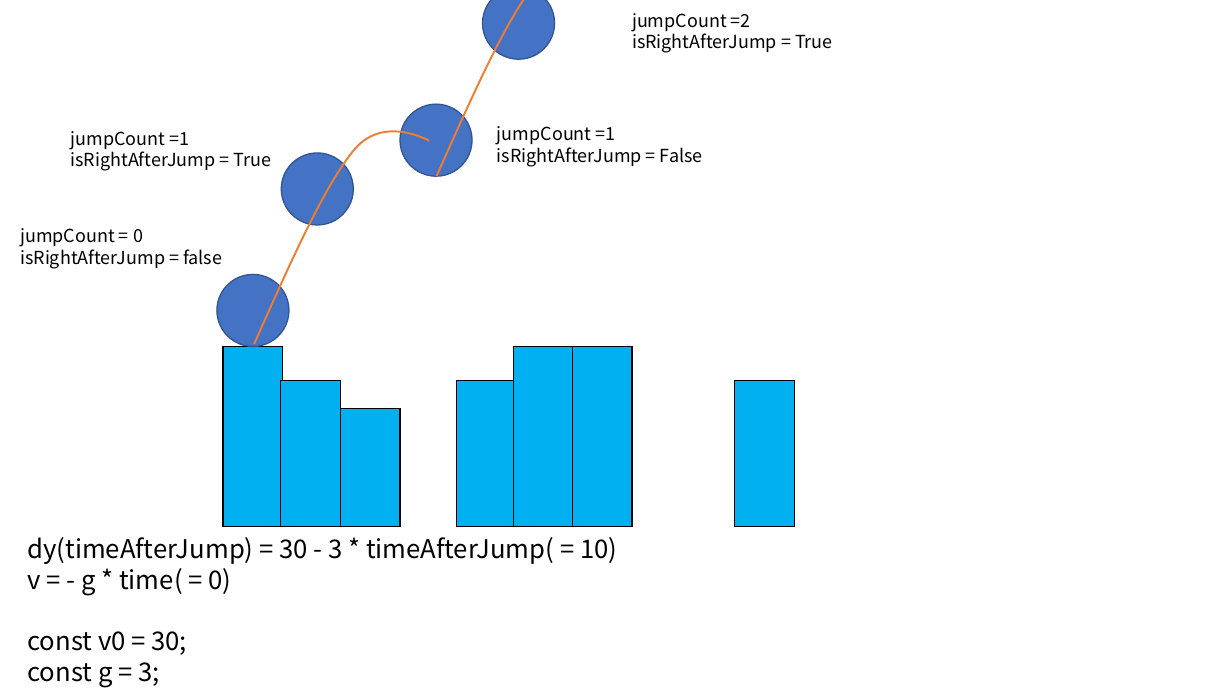
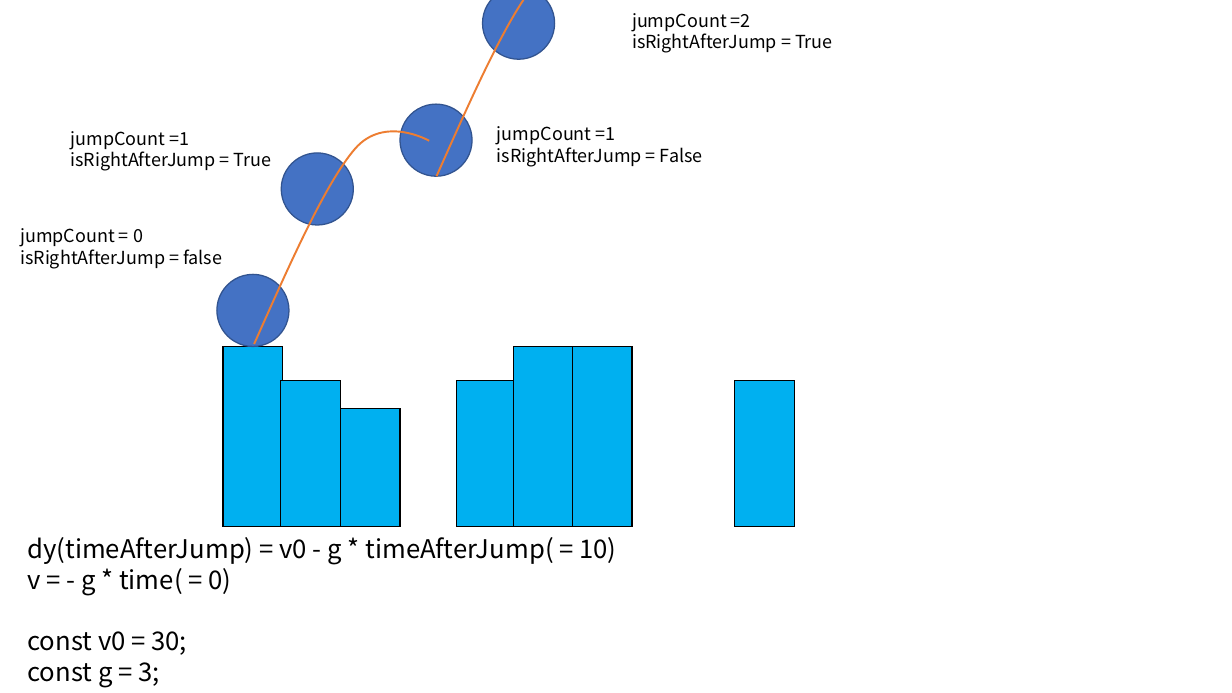
Before and after one commit to ynitami/BikeRider, a slide deck: slide 3 of プレゼンテーション1.pptx. Drawn at 1232x693 pixels with LibreOffice and Linux fonts; fonts in the diff are those of the drawing. Boxes give left, top, right and bottom in pixels: in the first picture for what was removed or moved away, otherwise in the second. Text is boxed around its words. In the diff, an @@ line names an element or a change of style, - is before the commit and + after.

```diff
--- a/プレゼンテーション1.pptx
+++ b/プレゼンテーション1.pptx
@@ text at bbox=[27, 537, 616, 565]: text changed @@
-dy(timeAfterJump) = 30 - 3 * timeAfterJump( = 10)
+dy(timeAfterJump) = v0 - g * timeAfterJump( = 10)
```
Also in this commit, not shown: 1 other slide changed, 3 other files.
